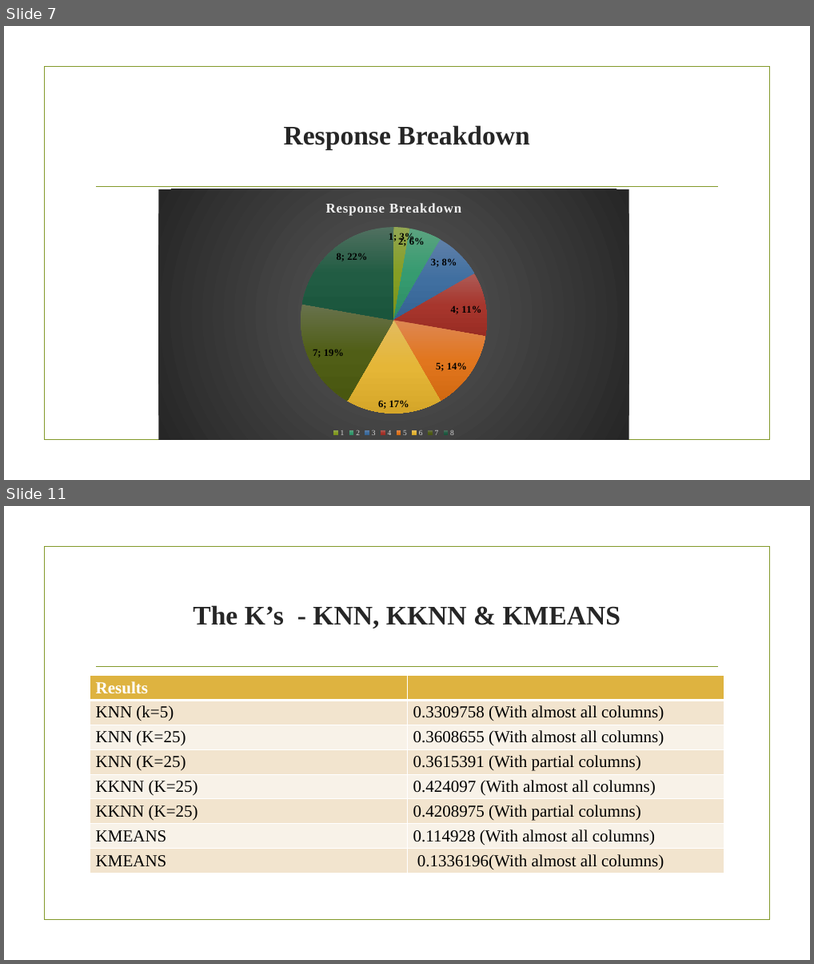
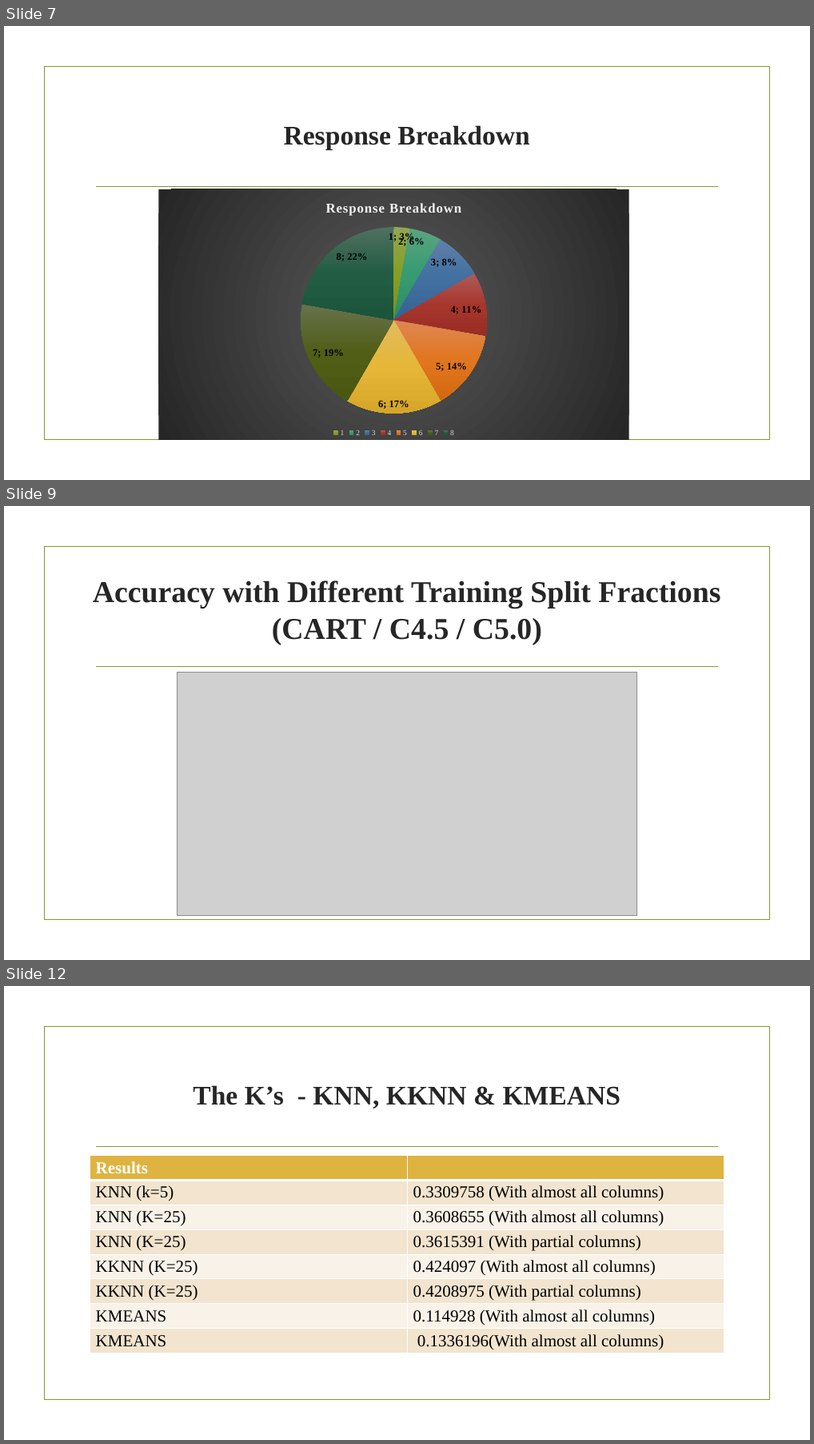
Before and after one commit to mbandam/CS513-KDD, a slide deck: Risk Classification for Prudential.pptx. Shown one above the other, each under a label of ours: slides 7 and 11 before the commit, slides 7, 9 and 12 after it; the slides between them are not shown. The pictures are 814x964 and 814x1444 pixels, drawn with LibreOffice and Linux fonts; fonts in the diff are those of the drawing; grey boxes stand for pictures; background and template pictures are left out. Boxes give left, top, right and bottom in pixels: in the first picture for what was removed or moved away, otherwise in the second. Text is boxed around its words. In the diff, an @@ line names an element or a change of style, - is before the commit and + after.

Commit message:
add slides for CART, C45, C50

```diff
--- a/Risk Classification for Prudential.pptx
+++ b/Risk Classification for Prudential.pptx
@@ slide 9 added at <box>4,506,810,960</box>, background picture (left out); not listed: 2 template elements that a slide beside it also shows @@
@@ title added at <box>93,580,721,645</box>, 36 pt, text #262626, bold @@
+Accuracy with Different Training Split Fractions
+(CART / C4.5 / C5.0)
@@ picture added at <box>178,672,638,916</box> @@
@@ what was slide 11 is now slide 12 @@
```
Also in this commit, not shown: 2 slides changed, 1 other slide added, 1 slide removed.
